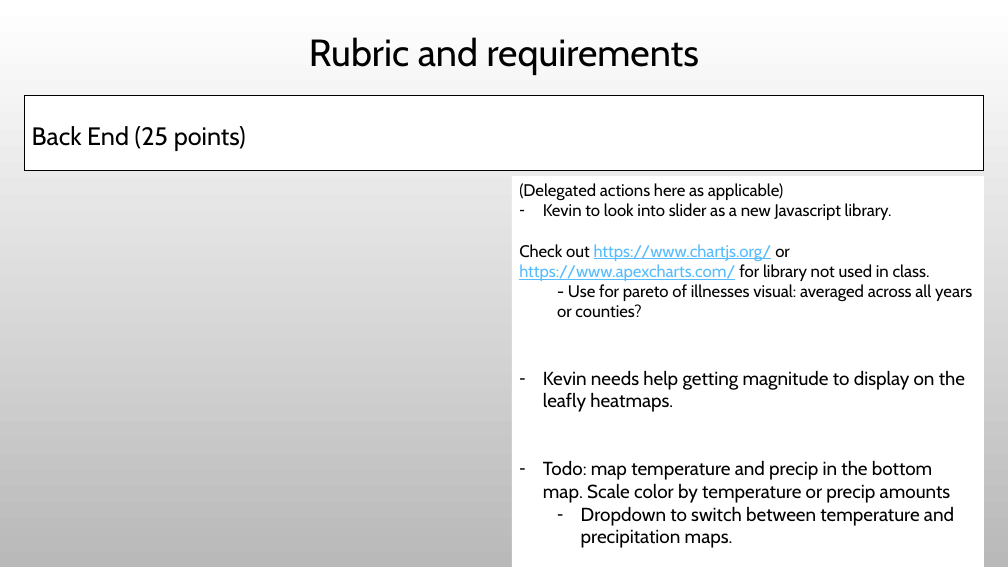
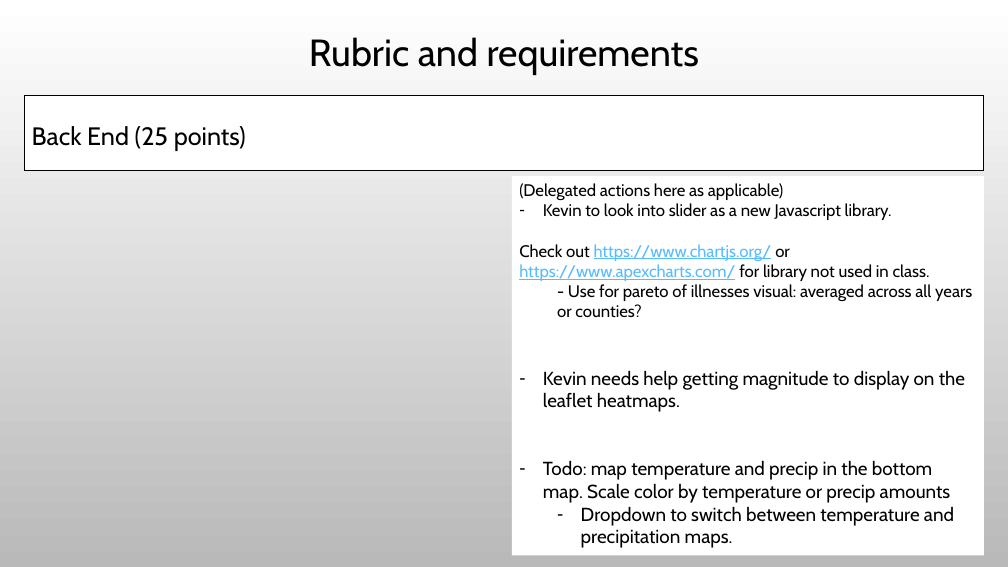
Before and after one commit to Evdawg/Project_3_Mosquito-borne_Diseases, a slide deck: slide 7 of Project_3_outline.pptx. Drawn at 1008x567 pixels with LibreOffice and Linux fonts; fonts in the diff are those of the drawing; background and template pictures are left out. Boxes give left, top, right and bottom in pixels: in the first picture for what was removed or moved away, otherwise in the second. Text is boxed around its words. In the diff, an @@ line names an element or a change of style, - is before the commit and + after.

```diff
--- a/Project_3_outline.pptx
+++ b/Project_3_outline.pptx
@@ rectangle "(Delegated actions here as applicable)": place and size @@
-rectangle "(Delegated actions here as applicable)" at box(512, 176, 984, 567)
+rectangle "(Delegated actions here as applicable)" at box(512, 176, 984, 556)
@@ text in rectangle at box(543, 370, 965, 412): text changed @@
-– Kevin needs help getting magnitude to display on the leafly heatmaps.
+– Kevin needs help getting magnitude to display on the leaflet heatmaps.
```
Also in this commit, not shown: 2 other slides changed.
